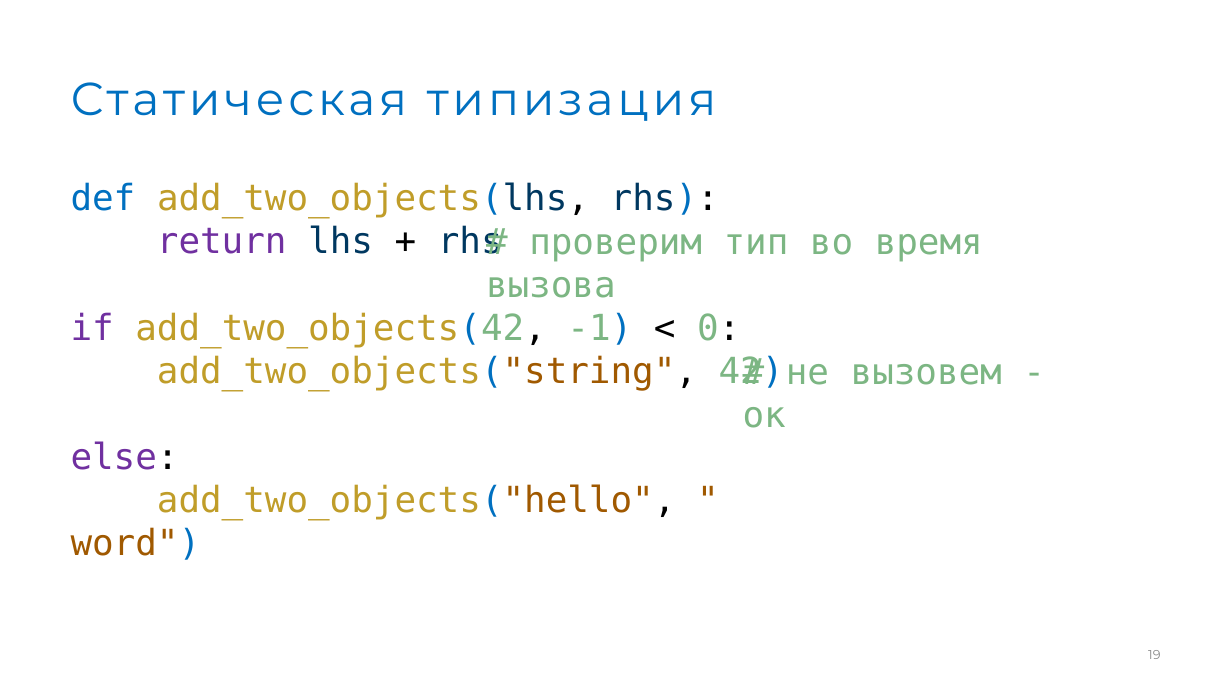
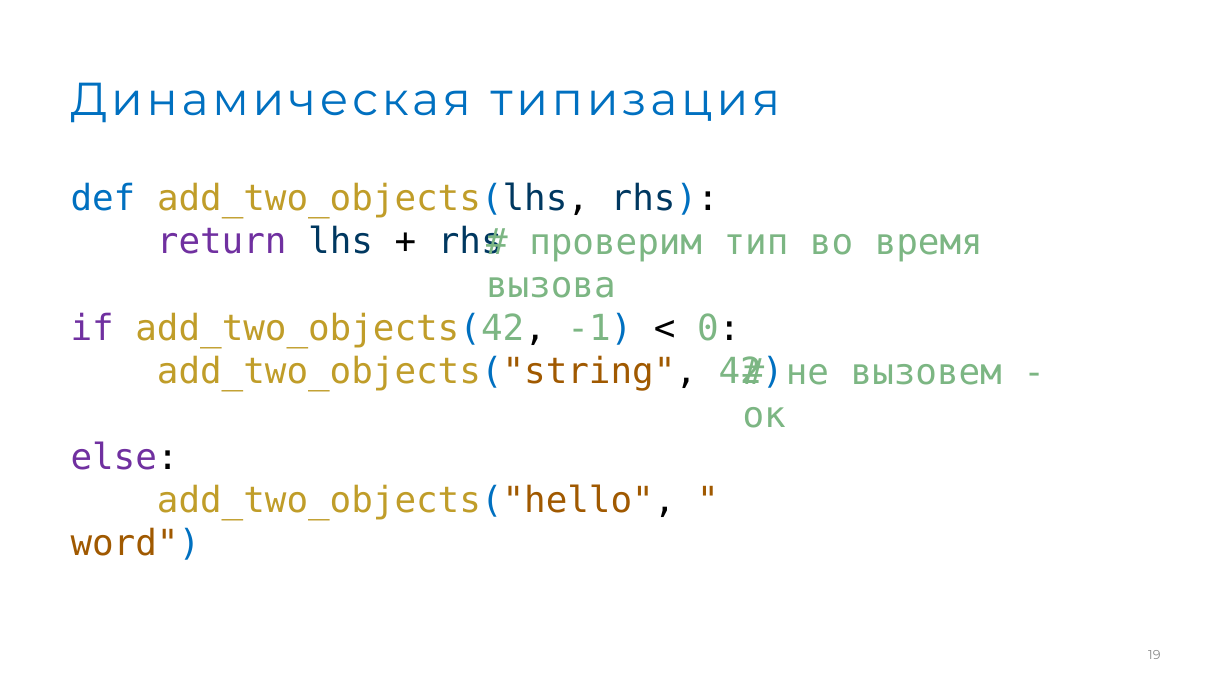
Before and after one commit to python-department/pl-001-python-basics, a slide deck: slide 19 of lessons/lesson01/python_intro.pptx. Drawn at 1232x693 pixels with LibreOffice and Linux fonts; fonts in the diff are those of the drawing. Boxes give left, top, right and bottom in pixels: in the first picture for what was removed or moved away, otherwise in the second. Text is boxed around its words. In the diff, an @@ line names an element or a change of style, - is before the commit and + after.

Commit message:
Fix les1 presentations

```diff
--- a/lessons/lesson01/python_intro.pptx
+++ b/lessons/lesson01/python_intro.pptx
@@ title at <box>71,82,781,123</box>: text changed @@
-Статическая типизация
+Динамическая типизация
```
Also in this commit, not shown: 3 other files.
